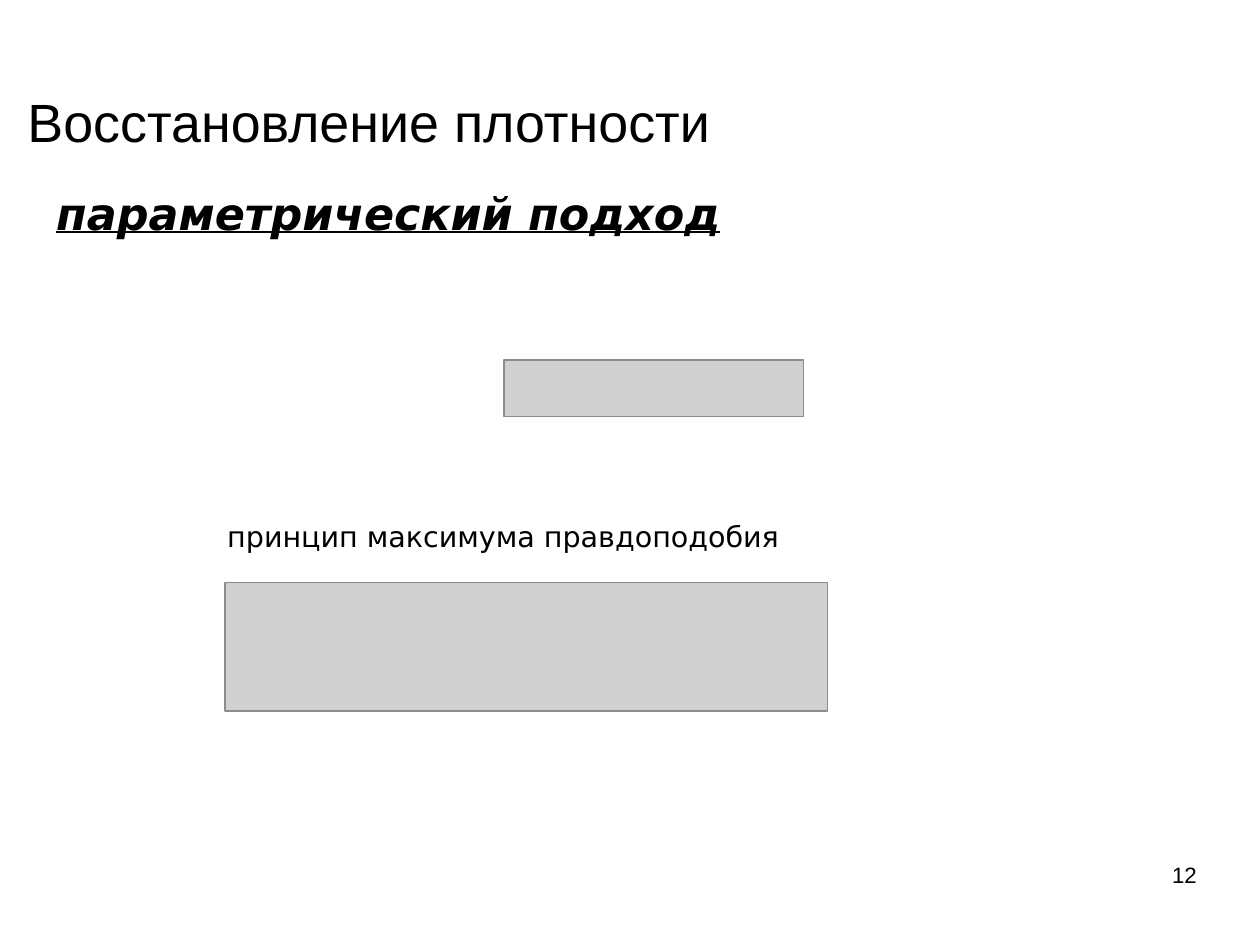
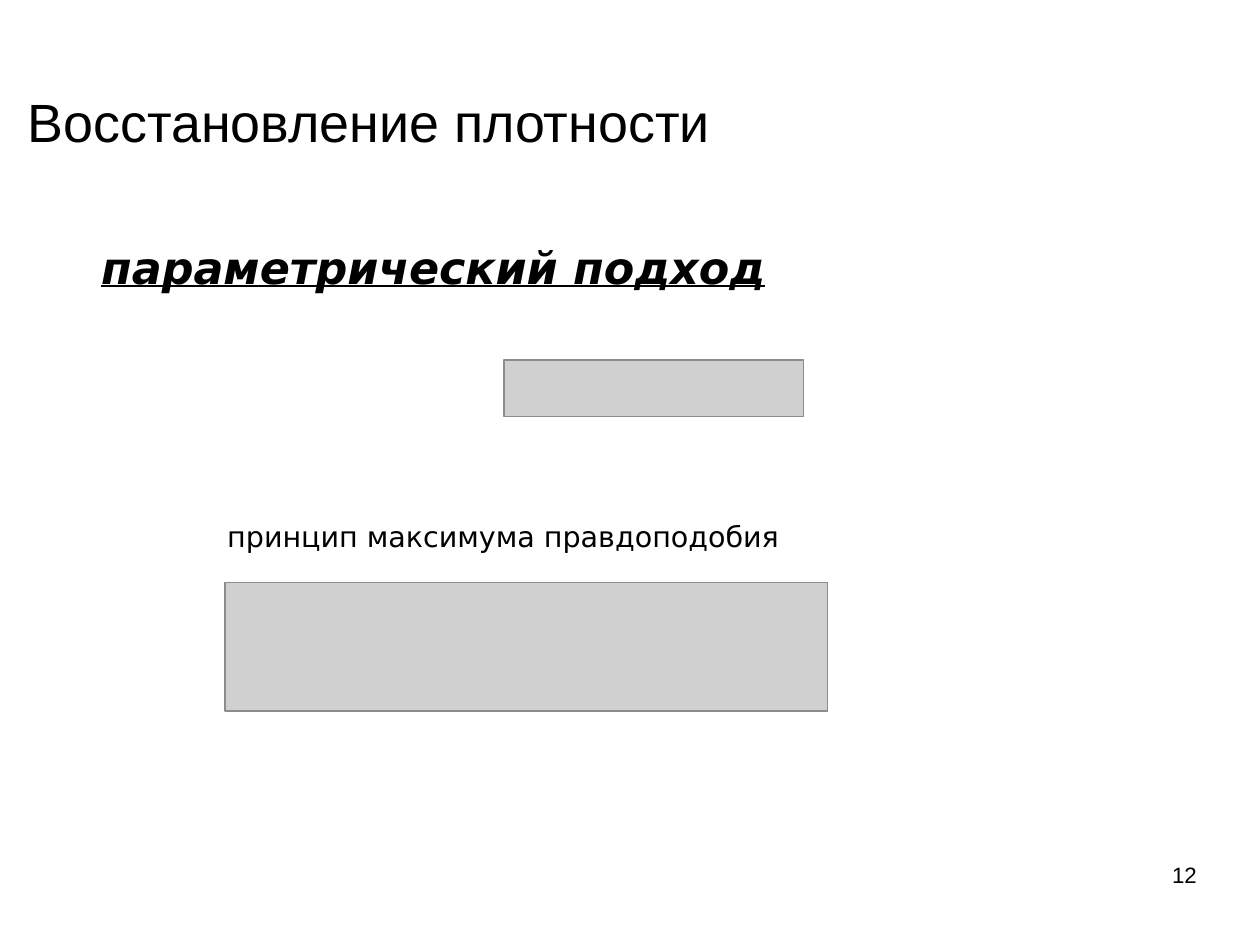
Before and after one commit to mechanoid5/ml_lectorium_legacy, a slide deck: slide 12 of 05-em.odp. Drawn at 1260x945 pixels with LibreOffice and Linux fonts; fonts in the diff are those of the drawing; grey boxes stand for pictures; background and template pictures are left out. Boxes give left, top, right and bottom in pixels: in the first picture for what was removed or moved away, otherwise in the second. Text is boxed around its words. In the diff, an @@ line names an element or a change of style, - is before the commit and + after.

```diff
--- a/05-em.odp
+++ b/05-em.odp
@@ text "параметрический подход": place and size @@
-text "параметрический подход" at (56,196,720,240)
+text "параметрический подход" at (101,250,765,294)
```
Also in this commit, not shown: 5 other slides changed, 8 slides added, 1 slide removed, 2 other files.
